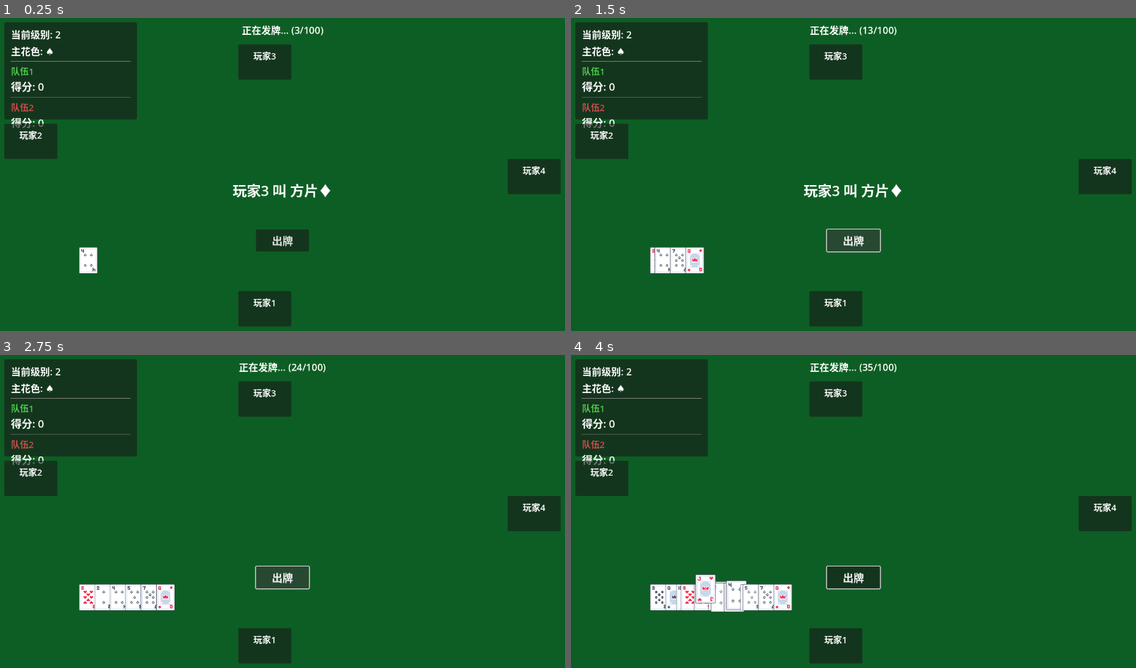
Above: before the commit, frames 1-4 (two rows, left to right).
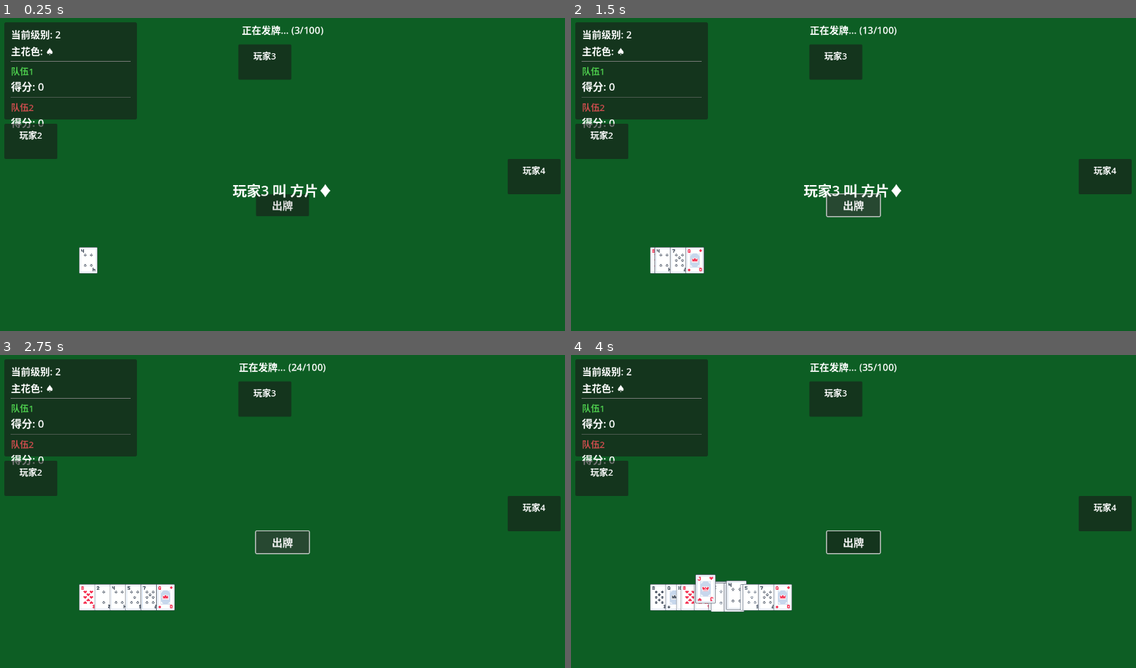
Above: after the commit, the same moments.

Repository: Eda-1121/Video-game-development
Game: Godot game, scene res://scenes/main.tscn
Two runs of this game, one before a commit and one after it. Both use one fixed random seed, a clock stepped at 60 frames per second and the inputs below.
Inputs (mouse positions are in pixels of both pictures, inside the frame that each line leads up to):
- Up to frame 1 (0.25 s): no input
- Up to frame 2 (1.5 s): click "出牌" at 0.5 s; click "出牌" at 1.25 s
- Up to frame 3 (2.75 s): click "出牌" at 2 s
- Up to frame 4 (4 s): tap Enter at 2.75 s; move the mouse to (706, 596) at 2.77 s; click (706, 596) at 2.92 s; move the mouse to (717, 596) at 3.52 s; click (717, 596) at 3.67 s

The runs differ from the first frame. In frame 1, 2.3% of the frame differs, in the area x 42-55%, y 56-99%; in frame 2, 2.5%; in frame 3, 2.5%; in frame 4, 2.5%.

Commit message:
隐藏玩家1头像框并调整按钮位置
界面优化:
1. 隐藏玩家1（人类玩家）的头像框
   - 只显示AI玩家（2、3、4）的头像框
   - 人类玩家不需要看到自己的头像

2. 调整按钮位置避免与卡牌重叠
   - 出牌按钮: y 从 480 调整到 400（上移80px）
   - 埋底按钮: y 从 480 调整到 400（保持一致）
   - 按钮与手牌间距从70px增加到150px
   - 避免按钮与卡牌悬停效果重叠

布局说明:
- 按钮位置: y = 400（屏幕中上部）
- 手牌位置: y = 550（屏幕下方）
- 间距: 150px（足够避免重叠）

修改文件:
- ui_manager.gd: 隐藏玩家1头像，调整按钮Y坐标

🤖 Generated with [Claude Code](https://claude.com/claude-code)

Co-Authored-By: Claude <noreply@anthropic.com>

Diff:
--- a/扑克牌游戏-升级/scripts/ui_manager.gd
+++ b/扑克牌游戏-升级/scripts/ui_manager.gd
@@ -133,7 +133,8 @@
 	# =====================================
 	var button_container = HBoxContainer.new()
 	# 居中显示：屏幕宽度1280，按钮宽120，居中位置 (1280-120)/2 = 580
-	button_container.position = Vector2(580, 480)  # 在牌的上方
+	# 按钮位置更靠上，避免与卡牌重叠（y=400，距离手牌150px）
+	button_container.position = Vector2(580, 400)
 	button_container.add_theme_constant_override("separation", 20)
 	add_child(button_container)
 
@@ -153,7 +154,7 @@
 	bury_button.pressed.connect(_on_bury_button_pressed)
 	bury_button.visible = false
 	# 埋底按钮独立定位，居中显示
-	bury_button.position = Vector2(570, 480)  # 居中位置
+	bury_button.position = Vector2(570, 400)  # 与出牌按钮相同高度
 	add_child(bury_button)
 
 	# =====================================
@@ -209,6 +210,11 @@
 		avatar_panel.position = avatar_positions[i]
 		avatar_panel.size = Vector2(120, 80)
 		avatar_panel.mouse_filter = Control.MOUSE_FILTER_IGNORE
+
+		# 玩家1（索引0）不显示头像框
+		if i == 0:
+			avatar_panel.visible = false
+
 		add_child(avatar_panel)
 		player_avatars.append(avatar_panel)
 
